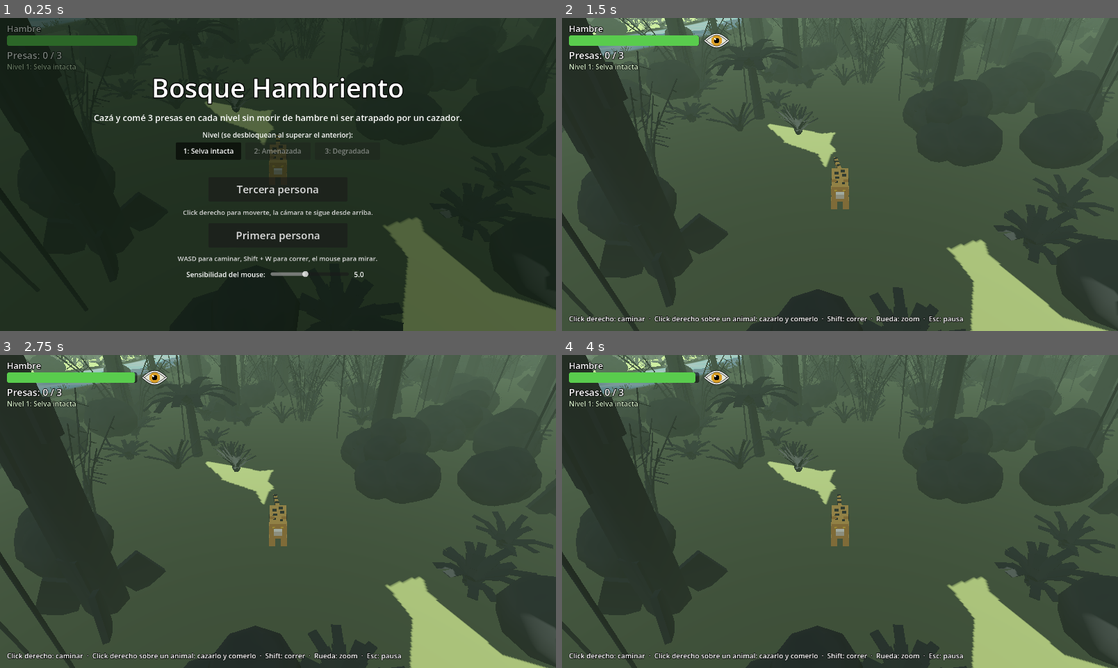
Above: before the commit, frames 1-4 (two rows, left to right).
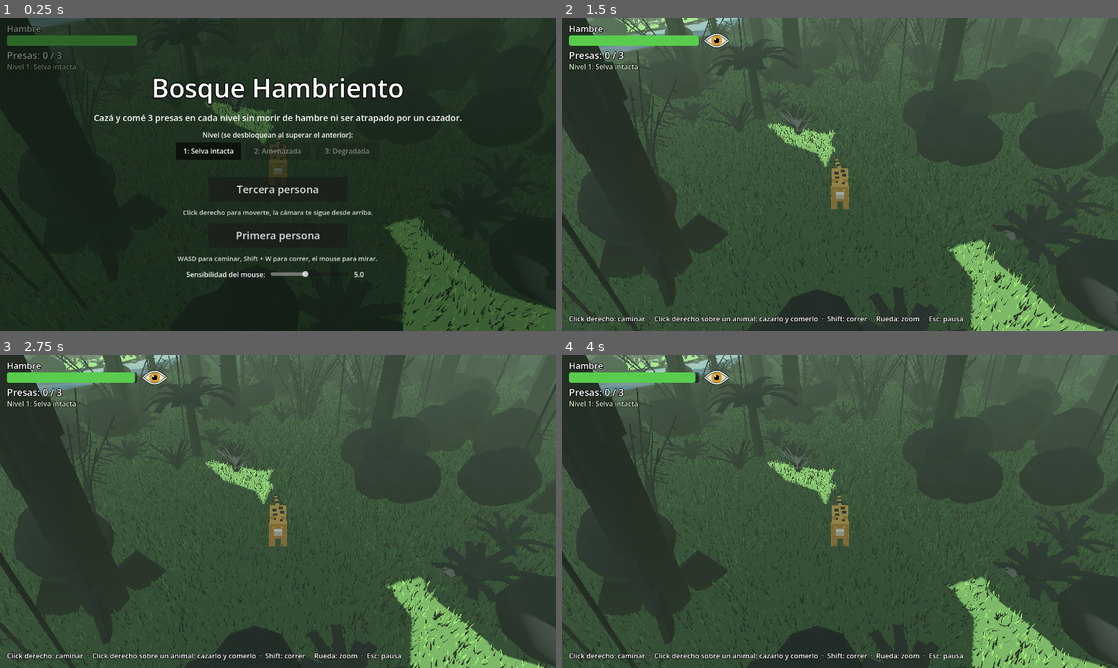
Above: after the commit, the same moments.

Repository: franco-marin/Proyecto_CDEV
Game: Godot game, scene res://escenas/main.tscn
The game is run twice, just before and just after one commit, with the same random seed, the same clock (stepped at 60 frames per second) and the same inputs.
Inputs (mouse positions are in pixels of both pictures, inside the frame that each line leads up to):
- Up to frame 1 (0.25 s): no input
- Up to frame 2 (1.5 s): click "1: Selva intacta" at 0.5 s; click "Tercera persona" at 1.25 s
- Up to frame 3 (2.75 s): move the mouse to (400, 495) at 2.02 s; press the mouse at (400, 495) at 2.03 s; hold D (derecha) from 2.03 s (still down)
- Up to frame 4 (4 s): move the mouse to (728, 527) at 2.77 s; release D (derecha) at 2.78 s; release the mouse at (728, 527) at 2.78 s; hold S (atras) 2.78-3.53 s; tap E (comer) at 2.85 s; move the mouse to (895, 442) at 3.52 s; hold D (derecha) from 3.53 s (still down); hold Shift (correr) from 3.53 s (still down)

The runs differ from the first frame. In frame 1, 0.8% of the frame differs, in the area x 7-100%, y 0-100%; in frame 2, 6.2%; in frame 3, 6.4%, in the area x 0-100%, y 0-100%; in frame 4, 6.3%.

Commit message:
Pasto corto en todo el suelo en lugar de matas sueltas en la orilla
- Todo el suelo (menos el río y su orilla de barro) queda cubierto de pasto corto:
  parcelas de 1 m² con 70 briznas que se mecen con el viento, agrupadas en zonas
  de 16 m dibujadas con MultiMesh. Las zonas a más de 45 m no se dibujan.
- El terreno pasa a verde pasto para que de lejos se vea igual.
- Se quitan las matas de pasto de la orilla; las piedras se quedan.

Co-Authored-By: Claude Opus 5.5 <noreply@anthropic.com>

Diff:
--- a/recursos/material_terreno.tres
+++ b/recursos/material_terreno.tres
@@ -1,5 +1,5 @@
 [gd_resource type="StandardMaterial3D" format=3]
 
 [resource]
-albedo_color = Color(0.31, 0.33, 0.17, 1)
+albedo_color = Color(0.2, 0.31, 0.12, 1)
 roughness = 1.0
--- /dev/null
+++ b/recursos/pasto.gdshader
@@ -0,0 +1,26 @@
+// Shader del pasto corto: las briznas son más oscuras abajo y más claras en la punta,
+// se mecen con el viento (la punta se mueve, la base queda fija) y el tono varía un
+// poco de una zona a otra para que el suelo no se vea uniforme.
+shader_type spatial;
+render_mode cull_disabled;
+
+uniform vec4 color_base : source_color = vec4(0.16, 0.28, 0.09, 1.0);
+uniform vec4 color_punta : source_color = vec4(0.42, 0.58, 0.2, 1.0);
+uniform float viento = 0.05;
+
+varying vec3 posicion_mundo;
+
+void vertex() {
+	posicion_mundo = (MODEL_MATRIX * vec4(VERTEX, 1.0)).xyz;
+	// UV.y es 0 en la base de la brizna y 1 en la punta.
+	float altura = UV.y;
+	VERTEX.x += sin(TIME * 1.6 + posicion_mundo.x * 0.7 + posicion_mundo.z * 0.5) * viento * altura;
+	VERTEX.z += cos(TIME * 1.3 + posicion_mundo.z * 0.6) * viento * altura * 0.6;
+}
+
+void fragment() {
+	float zona = fract(sin(dot(floor(posicion_mundo.xz * 0.4), vec2(12.9898, 78.233))) * 43758.5453);
+	vec3 color = mix(color_base.rgb, color_punta.rgb, UV.y);
+	ALBEDO = color * mix(0.85, 1.1, zona);
+	ROUGHNESS = 0.9;
+}
--- a/scripts/flora/fabrica_flora.gd
+++ b/scripts/flora/fabrica_flora.gd
@@ -9,7 +9,7 @@
 ## en UNA sola malla con SurfaceTool. Cada especie tiene unas pocas variantes que se
 ## generan una sola vez y se reutilizan: todos los "palo rosa variante 2" comparten malla.
 
-enum Especie { PALO_ROSA, TIMBO, LAPACHO, PINDO, CHACHI, TACUARA, HELECHO, CARAGUATA, ARBUSTO, PASTO, PIEDRA }
+enum Especie { PALO_ROSA, TIMBO, LAPACHO, PINDO, CHACHI, TACUARA, HELECHO, CARAGUATA, ARBUSTO, PIEDRA }
 
 const VARIANTES := 4
 const SHADER := preload("res://recursos/vegetacion.gdshader")
@@ -32,8 +32,6 @@
 	"caraguata": Color(0.34, 0.47, 0.21),
 	"caraguata_centro": Color(0.78, 0.15, 0.16),
 	"arbusto": Color(0.16, 0.35, 0.13),
-	"pasto": Color(0.42, 0.55, 0.2),
-	"pasto_seco": Color(0.6, 0.58, 0.32),
 	"piedra": Color(0.46, 0.45, 0.42),
 }
 
@@ -92,8 +90,6 @@
 			_caraguata(piezas, azar)
 		Especie.ARBUSTO:
 			_arbusto(piezas, azar)
-		Especie.PASTO:
-			_pasto(piezas, azar)
 		Especie.PIEDRA:
 			_piedra(piezas, azar)
 	datos["malla"] = piezas.construir()
@@ -232,17 +228,6 @@
 	piezas.agregar(_esfera(), _escalado(Vector3(0, 0.25, 0), Vector3(0.18, 0.3, 0.18)), "caraguata_centro")
 
 
-## Mata de pasto de la orilla: hojas finas que se abren. Es baja: no tapa ni esconde.
-static func _pasto(piezas: Piezas, azar: RandomNumberGenerator) -> void:
-	for i in azar.randi_range(12, 18):
-		var giro := azar.randf() * TAU
-		var hoja := Transform3D(Basis(Vector3.UP, giro) * Basis(Vector3.RIGHT, -azar.randf_range(0.9, 1.4)),
-			Vector3(azar.randf_range(-0.12, 0.12), 0, azar.randf_range(-0.12, 0.12)))
-		var largo := azar.randf_range(0.3, 0.6)
-		piezas.agregar(_caja(Vector3(0.03, 0.01, largo)), hoja.translated_local(Vector3(0, 0, largo / 2.0)),
-			"pasto" if azar.randf() < 0.75 else "pasto_seco")
-
-
 ## Piedra de río: uno a tres bloques redondeados y facetados, con algo de musgo arriba.
 static func _piedra(piezas: Piezas, azar: RandomNumberGenerator) -> void:
 	for i in azar.randi_range(1, 3):
--- a/scripts/main.gd
+++ b/scripts/main.gd
@@ -139,6 +139,7 @@
 	# navegación). Hay que esperar a que termine antes de soltar a los animales.
 	_crear_rio()
 	_decorar_orillas()
+	_cubrir_de_pasto()
 	_generar_bosque()
 	navegacion.bake_navigation_mesh(true)
 	await navegacion.bake_finished
@@ -299,30 +300,31 @@
 	Mundo.rio = rio
 
 
-## Pasto y piedras a lo largo de las orillas (algunas piedras quedan dentro del agua).
-## Son decoración: no tienen colisión ni esconden al yaguareté. Como son cientos, se
-## dibujan con MultiMesh: una sola instancia dibuja todas las copias de una malla.
+## Pasto corto en todo el suelo (también un poco más allá de los límites), menos el río
+## y su orilla.
+func _cubrir_de_pasto() -> void:
+	var pasto := Pasto.new()
+	pasto.name = "Pasto"
+	add_child(pasto)
+	pasto.generar(Mundo.MITAD_MAPA + 20.0, rio)
+
+
+## Piedras a lo largo de las orillas (algunas quedan dentro del agua). Son decoración:
+## no tienen colisión ni esconden al yaguareté. Se dibujan con MultiMesh: una sola
+## instancia dibuja todas las copias de una malla.
 func _decorar_orillas() -> void:
 	var E := FabricaFlora.Especie
-	var pastos := {}  # variante -> lista de Transform3D
 	var piedras := {}
 	for i in rio.puntos.size():
 		var centro: Vector3 = rio.puntos[i]
 		if absf(centro.x) > Mundo.MITAD_MAPA + 20.0 or absf(centro.z) > Mundo.MITAD_MAPA + 20.0:
 			continue
 		var normal := rio.normal_en(i)
-		var a_lo_largo := rio.direccion_en(i)
 		var medio: float = rio.anchos[i] / 2.0
 		for lado in [-1.0, 1.0]:
-			for k in randi_range(2, 4):
-				var punto: Vector3 = centro + normal * lado * (medio + randf_range(-0.2, 3.5)) \
-					+ a_lo_largo * randf_range(-1.0, 1.0)
-				_agregar_copia(pastos, punto, randf_range(0.8, 1.4))
 			if randf() < 0.35:
 				var punto: Vector3 = centro + normal * lado * (medio + randf_range(-1.5, 1.2))
 				_agregar_copia(piedras, punto, randf_range(0.7, 1.6))
-	for variante in pastos:
-		_multimalla(FabricaFlora.planta(E.PASTO, variante).malla, pastos[variante], false)
 	for variante in piedras:
 		_multimalla(FabricaFlora.planta(E.PIEDRA, variante).malla, piedras[variante], true)
 
--- /dev/null
+++ b/scripts/pasto.gd
@@ -0,0 +1,80 @@
+class_name Pasto
+extends Node3D
+## Pasto corto que cubre todo el suelo, menos el río y su orilla de barro.
+## Se arma con "parcelas" de 1 m² llenas de briznas finas. Las parcelas se agrupan por
+## zonas y cada zona es un MultiMesh (dibuja todas sus parcelas de una vez). Las zonas
+## lejanas no se dibujan: a esa distancia la niebla ya las tapa y el suelo verde alcanza.
+
+const SHADER := preload("res://recursos/pasto.gdshader")
+const BRIZNAS_POR_PARCELA := 70
+## Variantes de parcela (se reparten al azar para que no se note la repetición).
+const VARIANTES := 4
+## Lado de cada zona, en metros.
+const TAMANO_ZONA := 16.0
+## Más lejos que esto, una zona no se dibuja.
+const DISTANCIA_VISIBLE := 45.0
+
+
+## Cubre de pasto el cuadrado de lado 2 × "mitad", salteando el río y su orilla.
+func generar(mitad: float, rio: Rio) -> void:
+	var material := ShaderMaterial.new()
+	material.shader = SHADER
+	var parcelas: Array[ArrayMesh] = []
+	for variante in VARIANTES:
+		parcelas.append(_parcela(variante, material))
+
+	var zonas_por_lado := ceili(mitad * 2.0 / TAMANO_ZONA)
+	for zx in zonas_por_lado:
+		for zz in zonas_por_lado:
+			var esquina := Vector2(-mitad + zx * TAMANO_ZONA, -mitad + zz * TAMANO_ZONA)
+			_zona(esquina, rio, parcelas)
+
+
+## Una zona: una parcela por metro cuadrado (fuera del agua y del barro).
+func _zona(esquina: Vector2, rio: Rio, parcelas: Array[ArrayMesh]) -> void:
+	var por_variante := []
+	for variante in VARIANTES:
+		por_variante.append([])
+	for x in int(TAMANO_ZONA):
+		for z in int(TAMANO_ZONA):
+			var punto := Vector3(esquina.x + x + 0.5, 0, esquina.y + z + 0.5)
+			if rio != null and rio.en_agua(punto, 1.8):
+				continue  # río y orilla de barro
+			var giro := Basis(Vector3.UP, randf() * TAU).scaled(Vector3(1, randf_range(0.8, 1.2), 1))
+			por_variante[randi() % VARIANTES].append(Transform3D(giro, punto))
+	for variante in VARIANTES:
+		var lista: Array = por_variante[variante]
+		if lista.is_empty():
+			continue
+		var multi := MultiMesh.new()
+		multi.transform_format = MultiMesh.TRANSFORM_3D
+		multi.mesh = parcelas[variante]
+		multi.instance_count = lista.size()
+		for i in lista.size():
+			multi.set_instance_transform(i, lista[i])
+		var instancia := MultiMeshInstance3D.new()
+		instancia.multimesh = multi
+		instancia.cast_shadow = GeometryInstance3D.SHADOW_CASTING_SETTING_OFF
+		instancia.visibility_range_end = DISTANCIA_VISIBLE
+		add_child(instancia)
+
+
+## Parcela de 1 × 1 m con briznas al azar: cada brizna es un triángulo angosto y un
+## poco inclinado (UV.y va de 0 en la base a 1 en la punta, para el shader).
+func _parcela(semilla: int, material: Material) -> ArrayMesh:
+	var azar := RandomNumberGenerator.new()
+	azar.seed = 500 + semilla
+	var superficie := SurfaceTool.new()
+	superficie.begin(Mesh.PRIMITIVE_TRIANGLES)
+	for i in BRIZNAS_POR_PARCELA:
+		var base := Vector3(azar.randf_range(-0.5, 0.5), 0, azar.randf_range(-0.5, 0.5))
+		var giro := azar.randf() * TAU
+		var ancho := Vector3(cos(giro), 0, sin(giro)) * azar.randf_range(0.015, 0.03)
+		var punta := base + Vector3(azar.randf_range(-0.07, 0.07), azar.randf_range(0.12, 0.3), azar.randf_range(-0.07, 0.07))
+		for vertice in [[base - ancho, Vector2(0, 0)], [base + ancho, Vector2(1, 0)], [punta, Vector2(0.5, 1)]]:
+			superficie.set_normal(Vector3.UP)  # luz como la del suelo: el pasto se funde con él
+			superficie.set_uv(vertice[1])
+			superficie.add_vertex(vertice[0])
+	var malla := superficie.commit()
+	malla.surface_set_material(0, material)
+	return malla
Binary file added: capturas/pasto_primera_persona.png
Binary file added: capturas/pasto_tercera_persona.png
Not shown, added: recursos/pasto.gdshader.uid
Not shown, added: scripts/pasto.gd.uid
